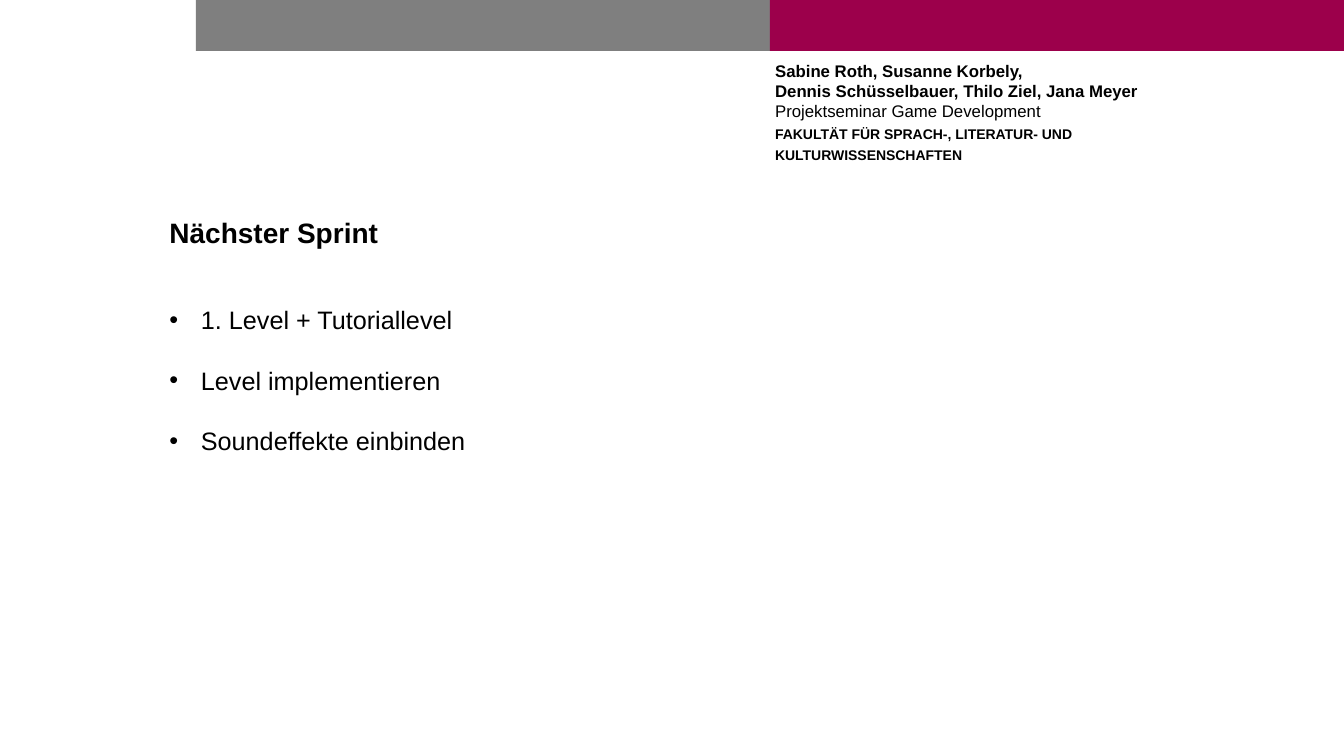
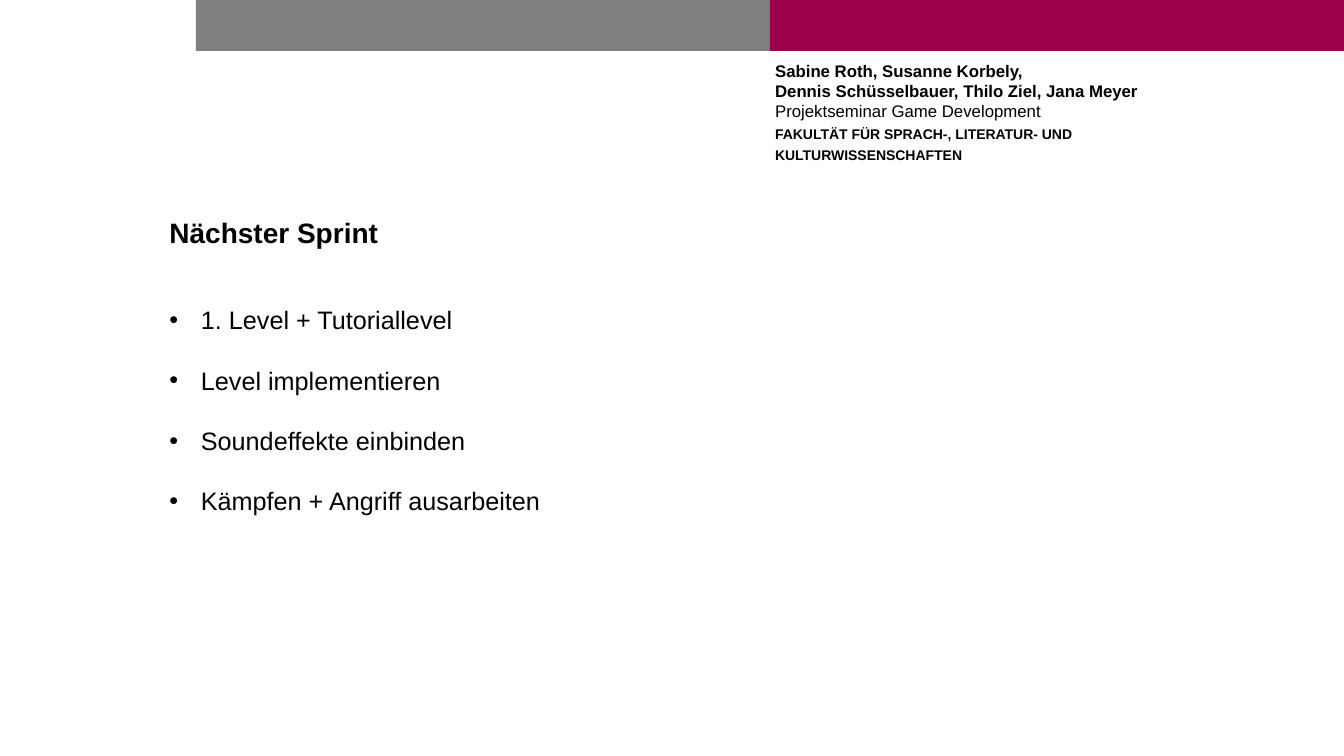
Before and after one commit to scde/weak-heavy, a slide deck: slide 4 of Documentation/Präsentation_PSMG 18.7.pptx. Drawn at 1344x756 pixels with LibreOffice and Linux fonts; fonts in the diff are those of the drawing; background and template pictures are left out. Boxes give left, top, right and bottom in pixels: in the first picture for what was removed or moved away, otherwise in the second. Text is boxed around its words. In the diff, an @@ line names an element or a change of style, - is before the commit and + after.

```diff
--- a/Documentation/Präsentation_PSMG 18.7.pptx
+++ b/Documentation/Präsentation_PSMG 18.7.pptx
@@ text at <box>201,491,540,516</box>: paragraph added @@
+• Kämpfen + Angriff ausarbeiten
```
Also in this commit, not shown: 1 other slide changed.
